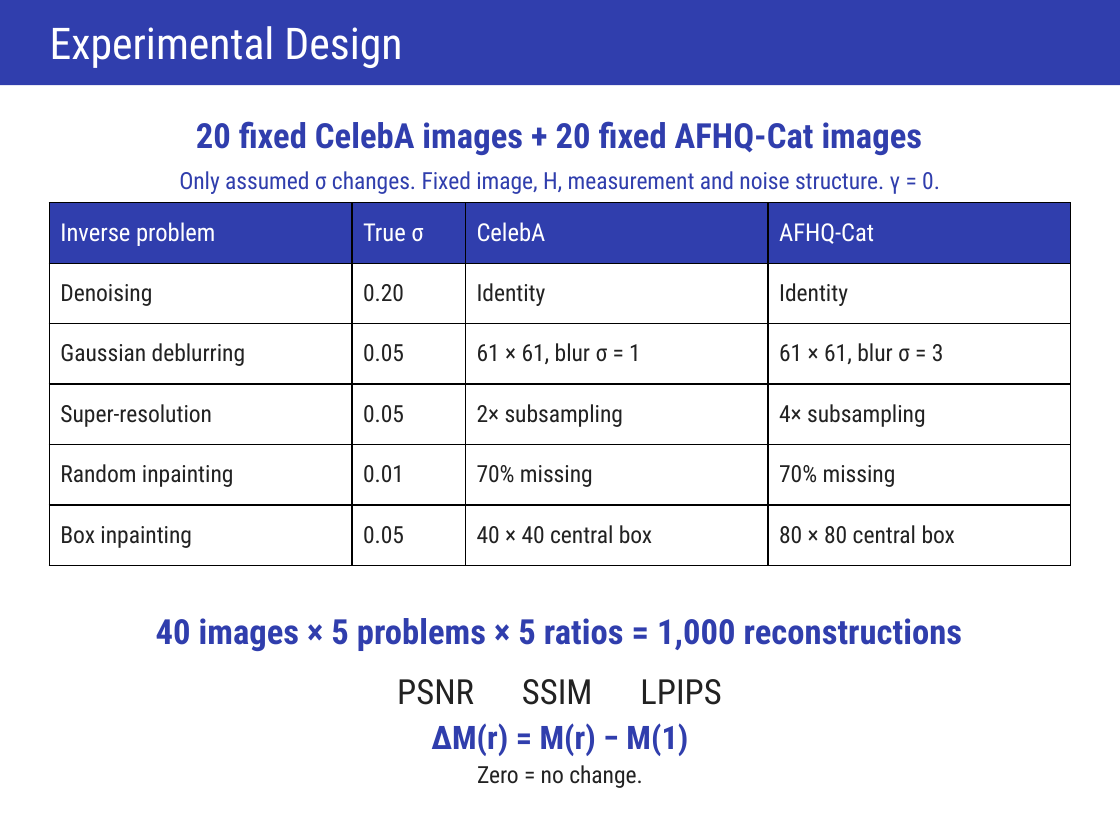
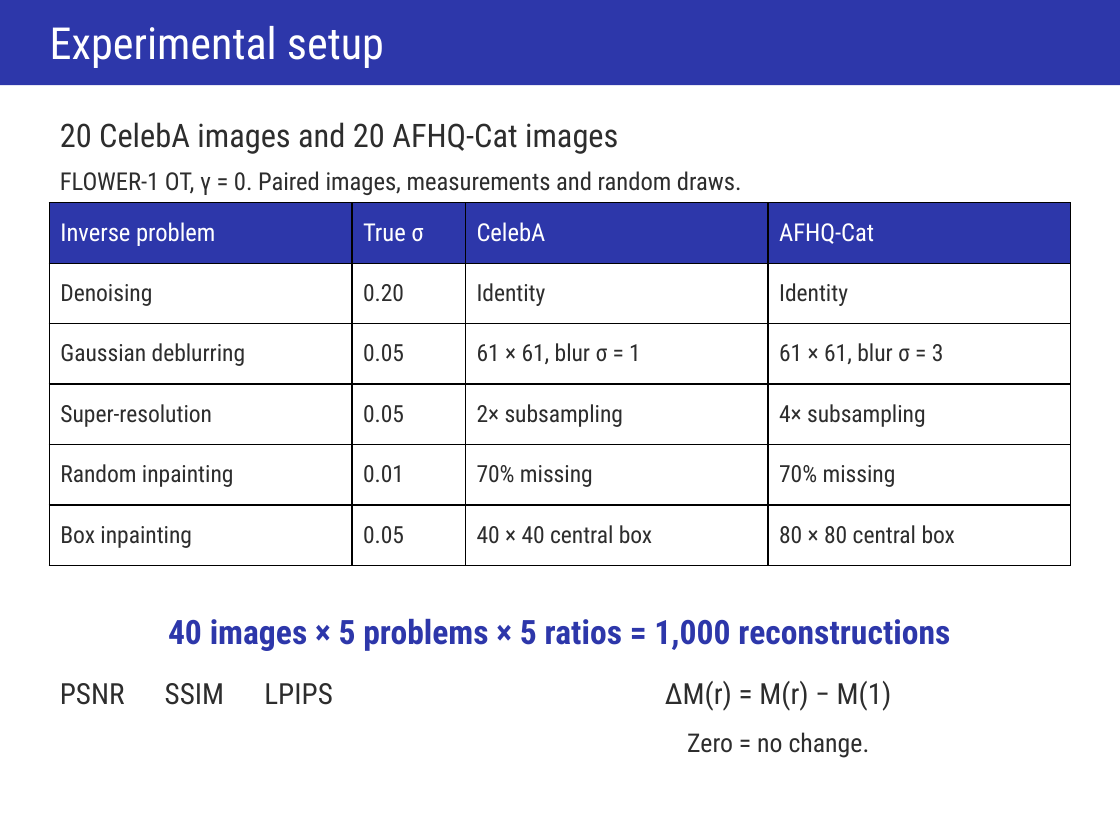
Before and after one commit to ItayShorian07/Diffusion--flower-project, a slide deck: slide 5 of artifacts/presentation/FLOWER- Presentation.pptx. Drawn at 1120x840 pixels with LibreOffice and Linux fonts; fonts in the diff are those of the drawing. Boxes give left, top, right and bottom in pixels: in the first picture for what was removed or moved away, otherwise in the second. Text is boxed around its words. In the diff, an @@ line names an element or a change of style, - is before the commit and + after.

```diff
--- a/artifacts/presentation/FLOWER- Presentation.pptx
+++ b/artifacts/presentation/FLOWER- Presentation.pptx
@@ rectangle at [0,0,1120,85]: fill #303EAD to #2D37AA @@
@@ text at [50,26,384,68]: text changed; size 29.2 to 29.6 pt @@
-Experimental Design
+Experimental setup
@@ text at [60,122,618,154]: text changed; size 23.2 to 21.8 pt; text colour #303EAD to #2D2D2D; bold off @@
-20 fixed CelebA images + 20 fixed AFHQ-Cat images
+20 CelebA images and 20 AFHQ-Cat images
@@ text at [60,171,742,195]: text changed; size 15.8 to 16.5 pt; text colour #303EAD to #2D2D2D @@
-Only assumed σ changes. Fixed image, H, measurement and noise structure. γ = 0.
+FLOWER-1 OT, γ = 0. Paired images, measurements and random draws.
@@ text "40 images × 5 problems ..." at [168,618,950,651]: size 23.2 to 22.5 pt, text colour #303EAD to #2D37AA @@
@@ text "PSNR SSIM LPIPS" at [60,683,333,705]: size 23.2 to 19.5 pt, text colour #222222 to #2D2D2D; alignment centre to left @@
@@ text "ΔM(r) = M(r) − M(1)": place and size @@
-text "ΔM(r) = M(r) − M(1)" at [431,723,688,756]
+text "ΔM(r) = M(r) − M(1)" at [665,681,892,711]
@@ text "ΔM(r) = M(r) − M(1)" at [665,681,892,711]: size 21.8 to 19.5 pt, text colour #303EAD to #2D2D2D, bold off @@
@@ text "Zero = no change.": place and size @@
-text "Zero = no change." at [477,765,643,788]
+text "Zero = no change." at [687,732,870,758]
@@ text "Zero = no change." at [687,732,870,758]: size 15.8 to 17.2 pt, text colour #222222 to #2D2D2D @@
```
Also in this commit, not shown: 19 other slides changed, 2 other files.
